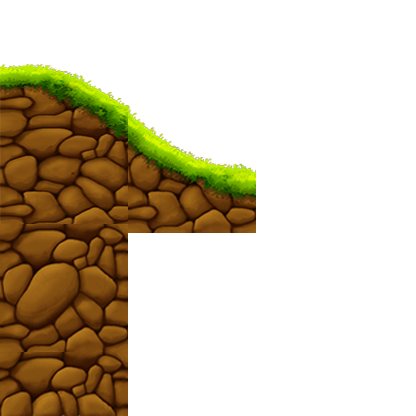
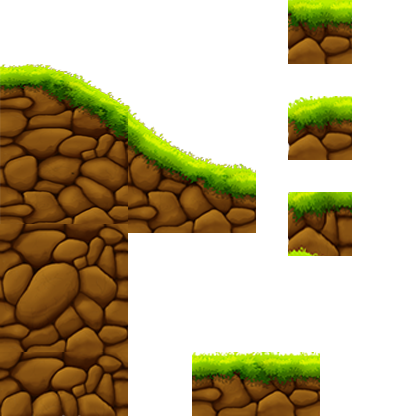
Revision of a layered 416px x 416px image; what changed, layer by layer:
added layer "Calque 7" above "Calque 10" over left=288, top=0, right=352, bottom=64
added layer "Calque 10" above "Calque 9" over left=288, top=96, right=352, bottom=160
added layer "Calque 9" above "Calque 8" over left=192, top=352, right=320, bottom=416
added layer "Calque 8" above "Calque 4" over left=288, top=192, right=352, bottom=256
